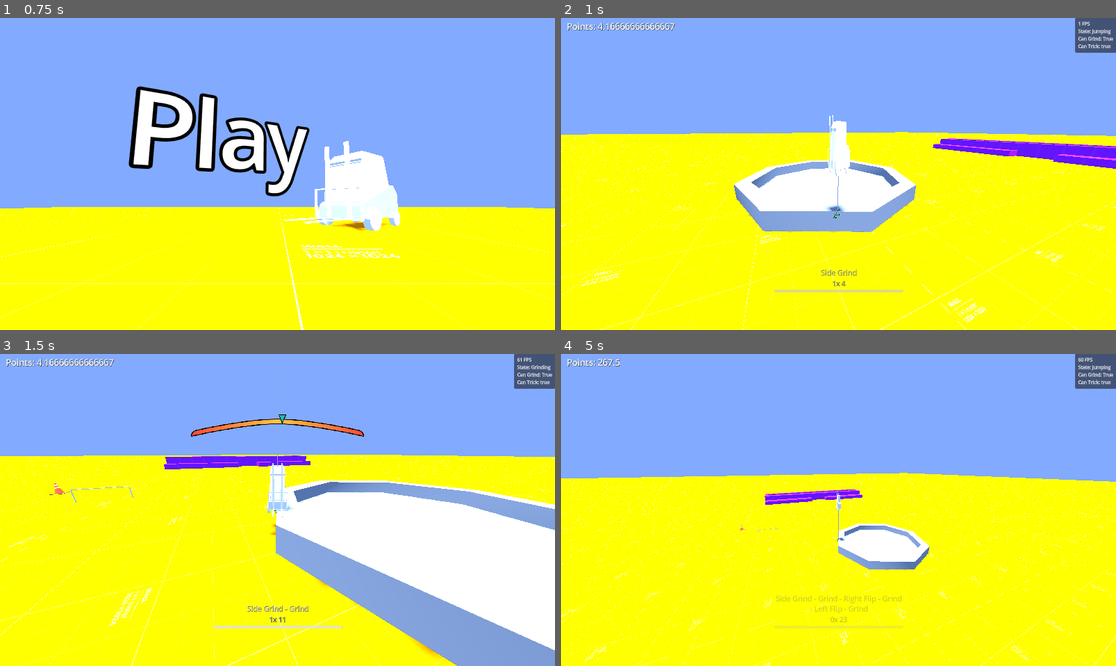
Above: before the commit, frames 1-4 (two rows, left to right).
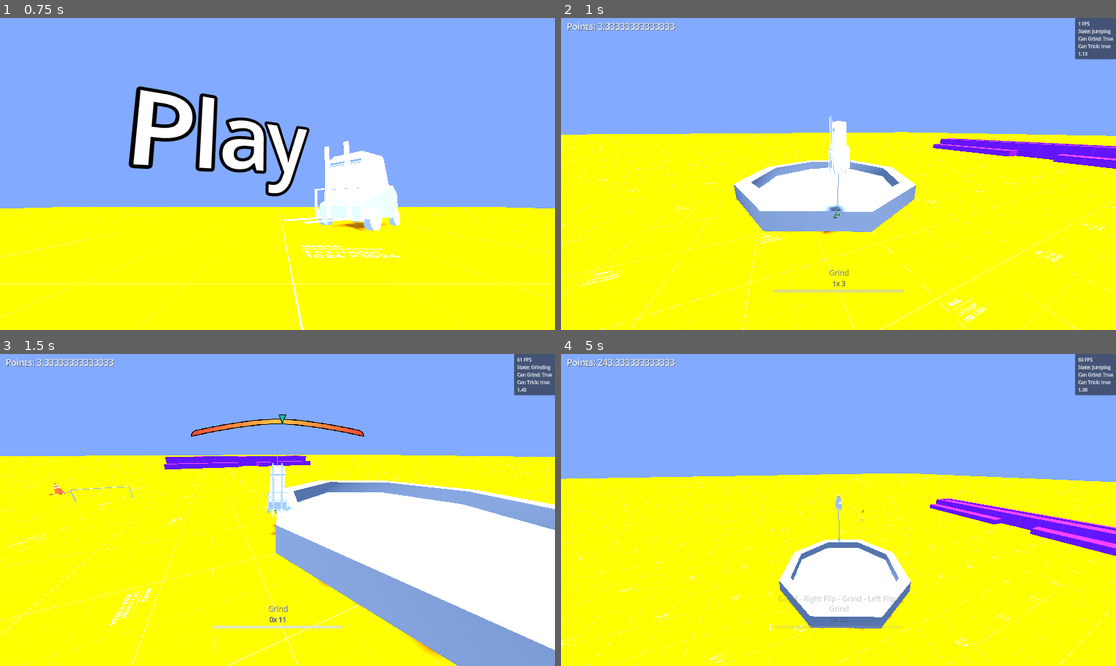
Above: after the commit, the same moments.

Repository: Khalzz/Forklift-certified
Game: Godot game, scene res://Scenes/MainMenu.tscn
Two runs of this game, one before a commit and one after it. Both use one fixed random seed, a clock stepped at 60 frames per second and the inputs below.
Inputs:
- Up to frame 1 (0.75 s): hold D (right) from 0.53 s (still down); tap Z (flip) at 0.6 s
- Up to frame 2 (1 s): keep holding D (right); tap Space (jump) at 0.77 s; tap Q (grind) at 0.8 s
- Up to frame 3 (1.5 s): tap Space (jump) at 1.07 s; release D (right) at 1.28 s; hold S (backward) from 1.28 s (still down); tap Q (grind) at 1.35 s
- Up to frame 4 (5 s): tap Space (jump) at 1.52, 1.55, 1.82, 3.02, 3.32, 4.52, 4.82 s; release S (backward) at 2.03 s; hold D (right) 2.03-2.78 s; hold Space (jump) 2.03-2.78 s; tap Z (flip) at 2.3, 3.6, 4.55 s; hold W (forward) 2.78-3.53 s; tap C (change_camera) at 2.85 s; tap Q (grind) at 3.05, 4.35 s; hold Space (jump) 3.53-4.28 s; hold A (left) from 3.53 s (still down)

Frame 1 is identical in both runs. In frame 2, 0.6% of the frame differs, in the area x 6-100%, y 1-87%; in frame 3, 1.5%; in frame 4, 12%, in the area x 0-100%, y 1-100%.

Commit message:
Esta es una update

Diff:
--- a/Assets/Prefabs/Player/Ui.tscn
+++ b/Assets/Prefabs/Player/Ui.tscn
@@ -5,11 +5,12 @@
 [ext_resource type="Texture2D" uid="uid://dsj460wan0f6t" path="res://Assets/Sprites/Gameplay/Grinds/GrindRect.svg" id="3_w1wbn"]
 [ext_resource type="PackedScene" uid="uid://cqdpx5a08j4w7" path="res://Assets/Prefabs/Grind/balancing_curve.tscn" id="4_rw8yf"]
 
-[node name="CanvasLayer" type="CanvasLayer" node_paths=PackedStringArray("state_label", "can_grind_label", "can_trick_label", "points", "combo_points", "combo_tricks", "combo_container", "grind_curve")]
+[node name="CanvasLayer" type="CanvasLayer" node_paths=PackedStringArray("state_label", "can_grind_label", "can_trick_label", "spin_count", "points", "combo_points", "combo_tricks", "combo_container", "grind_curve")]
 script = ExtResource("1_oyw1i")
 state_label = NodePath("Panel/MarginContainer/DebugLabels/State")
 can_grind_label = NodePath("Panel/MarginContainer/DebugLabels/CanGrind")
 can_trick_label = NodePath("Panel/MarginContainer/DebugLabels/CanTrick")
+spin_count = NodePath("Panel/MarginContainer/DebugLabels/SpinCount")
 points = NodePath("MarginContainer/DebugLabels/Points")
 combo_points = NodePath("ComboContainer/ComboBoxContainer/ComboPoints")
 combo_tricks = NodePath("ComboContainer/ComboBoxContainer/ComboTricks")
@@ -21,7 +22,7 @@
 anchor_left = 1.0
 anchor_right = 1.0
 offset_left = -141.0
-offset_bottom = 120.0
+offset_bottom = 143.0
 grow_horizontal = 0
 
 [node name="MarginContainer" type="MarginContainer" parent="Panel"]
@@ -55,6 +56,10 @@
 [node name="CanTrick" type="Label" parent="Panel/MarginContainer/DebugLabels"]
 layout_mode = 2
 text = "Can Trick: True"
+
+[node name="SpinCount" type="Label" parent="Panel/MarginContainer/DebugLabels"]
+layout_mode = 2
+text = "Spin count: 0.0"
 
 [node name="MarginContainer" type="MarginContainer" parent="."]
 offset_right = 121.0
--- a/Assets/Scripts/Player/StateMachine/grinding.gd
+++ b/Assets/Scripts/Player/StateMachine/grinding.gd
@@ -25,6 +25,9 @@
 
 var grind_angle = 0.0
 var initial_velocity = Vector3.ZERO
+
+var base_angle = 0.0
+var backside = false
 
 func _ready() -> void:
 	rigidbody = $"../../RigidBody"
@@ -36,6 +39,8 @@
 	progress_ratio = path_follower.progress_ratio
 	grind_direction = null
 	grinding = true
+	base_angle = 0.0
+	backside = false
 
 	var path_dir: Vector3 = actionable_grind.path_follower.get_path_direction(
 		actionable_grind.curve,
@@ -50,7 +55,7 @@
 	global_path_dir = actionable_grind.path_follower.get_path_direction(
 		actionable_grind.curve,
 		path_follower.progress,
-	).normalized()
+	).normalized() * -alignment
 	global_path_dir.y = 0
 	player_dir.y = 0
 
@@ -84,25 +89,32 @@
 	$"../../RigidBody/GroundRays".checking_floor(false)
 	$"../../CameraSubsystem".set_followable($"../../Models")
 
+	set_base_angle(grind_angle)
+
+func set_base_angle(angle):
+	if angle > 135 and angle < 225:
+		backside = true
+
+	if $"..".x_input < -0.5 and $"..".y_input > -0.5 and $"..".y_input < 0.5:
+		base_angle = 90
+	elif $"..".x_input > 0.5 and $"..".y_input > -0.5 and $"..".y_input < 0.5:
+		base_angle = -90
+
 func trick_definition(angle):
-	if angle > 315 or angle < 45:
-		$"../../Models".look_at(($"../../Models".global_transform.origin + global_path_dir), Vector3.UP)
-		$"../../TrickManager".set_trick($"../../TrickManager".TricksEnum.FrontGrind)
-	elif angle > 45 and angle < 135:
-		$"../../Models".look_at(($"../../Models".global_transform.origin + global_path_dir), Vector3.UP)
-		$"../../Models".rotate_y(deg_to_rad(90))
-		$"../../TrickManager".set_trick($"../../TrickManager".TricksEnum.SideGrind)
-
-	elif angle > 135 and angle < 225:
-		$"../../Models".look_at(($"../../Models".global_transform.origin + global_path_dir), Vector3.UP)
-		$"../../Models".rotate_y(deg_to_rad(180))
-		$"../../TrickManager".set_trick($"../../TrickManager".TricksEnum.BackGrind)
-	elif angle > 225 and angle < 315:
-		$"../../Models".look_at(($"../../Models".global_transform.origin + global_path_dir), Vector3.UP)
-		$"../../Models".rotate_y(deg_to_rad(-90))
-		$"../../TrickManager".set_trick($"../../TrickManager".TricksEnum.SideGrind)
+	var alignment_mod = -alignment
+
+	if backside:
+		alignment_mod = alignment
+
+	$"../../Models".look_at(($"../../Models".global_transform.origin + global_path_dir * alignment_mod) , Vector3.UP)
+	$"../../TrickManager".set_trick($"../../TrickManager".TricksEnum.FrontGrind)
+	$"../../Models".rotate_y(deg_to_rad(base_angle))
+	#$"../../Models".rotate_z(1.0)
+
 
 func update(delta: float):
+	$"../../Models".rotate_z(2.0 * delta)
+
 	$"../..".base(delta, 100)
 
 	if $"../../Ui".grind_curve.should_fall:
--- a/Assets/Scripts/Player/StateMachine/jumping.gd
+++ b/Assets/Scripts/Player/StateMachine/jumping.gd
@@ -9,6 +9,8 @@
 var max_jump_time = 0.2
 var falling = false
 
+var direction_count = 0.0
+
 func start():
 	get_parent().rigid_body.apply_impulse(Vector3.UP * jump_strength)
 	jumping = true
@@ -16,15 +18,17 @@
 	can_check_ground = false
 	jump_timer = 0.0
 
+	if get_parent().x_input > 0.5 or get_parent().x_input < -0.5:
+		direction_count = 1.0
+	else:
+		direction_count = 0.0
+
 func update(delta):
-	jump_timer += delta
+	if jumping:
+		jump_timer += delta
 
-	if not jumping:
-		jumping = true
-		can_check_ground = false
-
-	if jump_timer > max_jump_time:
-		can_check_ground = true
+		if jump_timer > max_jump_time:
+			can_check_ground = true
 
 	$"../..".stretch(delta, 50)
 
@@ -32,10 +36,15 @@
 		$"../..".squash(delta, 150)
 		get_parent().change_state(get_parent().States.Running)
 
+func fixed_update(delta):
+	if not jumping:
+		jumping = true
+		can_check_ground = false
 
-func fixed_update(delta):
 	get_parent().rigid_body.apply_force(get_parent().rigid_body.linear_velocity.normalized() * 5.0)
 
-	if jumping:
-		if !get_parent().is_touching_ground():
+	if (get_parent().x_input > 0.5 or get_parent().x_input < -0.5):
+		direction_count += delta
+		$"../../Ui".spin_count.set_text("%.2f" % direction_count)
+		if direction_count >= 0.10:
 			get_parent().rigid_body.rotation.y -= (10.0 * get_parent().x_input) * delta
--- a/Assets/Scripts/Player/StateMachine/state_machine.gd
+++ b/Assets/Scripts/Player/StateMachine/state_machine.gd
@@ -54,15 +54,15 @@
 var y_input = Vector2.ZERO
 
 func air_tricks():
-	if (Input.is_action_just_pressed("flip") and Controller.l_stick.x < 0.0) or (Input.is_action_just_pressed("flip") and Controller.l_stick == Vector2(0.0, 0.0)):
+	if (Input.is_action_just_pressed("flip") and Controller.l_stick.x < -0.5) or (Input.is_action_just_pressed("flip") and Controller.l_stick == Vector2(0.0, 0.0)):
 		$"../TrickManager".set_trick($"../TrickManager".TricksEnum.LeftFlip)
-	if Input.is_action_just_pressed("flip") and Controller.l_stick.x > 0.0:
+	if Input.is_action_just_pressed("flip") and Controller.l_stick.x > 0.5:
 		#$"../AnimationManager".play("right_flip")
 		$"../TrickManager".set_trick($"../TrickManager".TricksEnum.RightFlip)
-	if Input.is_action_just_pressed("flip") and Controller.l_stick.y < 0.0:
+	if Input.is_action_just_pressed("flip") and Controller.l_stick.y < -0.5:
 		#$"../AnimationManager".play("back_flip")
 		$"../TrickManager".set_trick($"../TrickManager".TricksEnum.BackFlip)
-	if Input.is_action_just_pressed("flip") and Controller.l_stick.y > 0.0:
+	if Input.is_action_just_pressed("flip") and Controller.l_stick.y > 0.5:
 		#$"../AnimationManager".play("front_flip")
 		$"../TrickManager".set_trick($"../TrickManager".TricksEnum.FrontFlip)
 
--- a/Assets/Scripts/Player/ui.gd
+++ b/Assets/Scripts/Player/ui.gd
@@ -3,6 +3,7 @@
 @export var state_label: Label
 @export var can_grind_label: Label
 @export var can_trick_label: Label
+@export var spin_count: Control
 
 # On screen labels
 @export var points: Label
